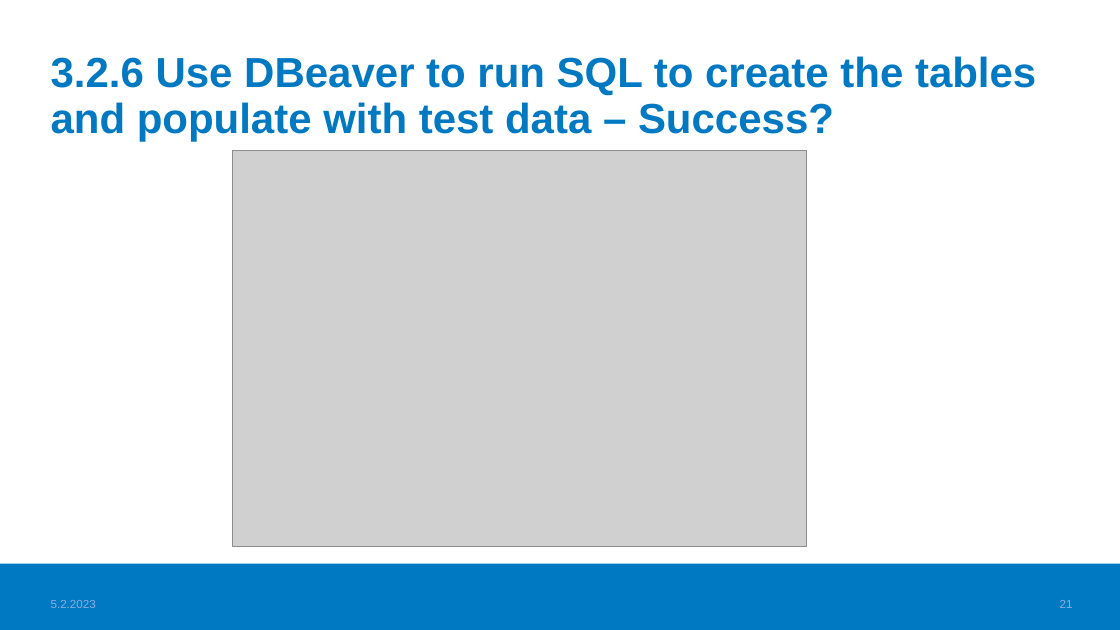
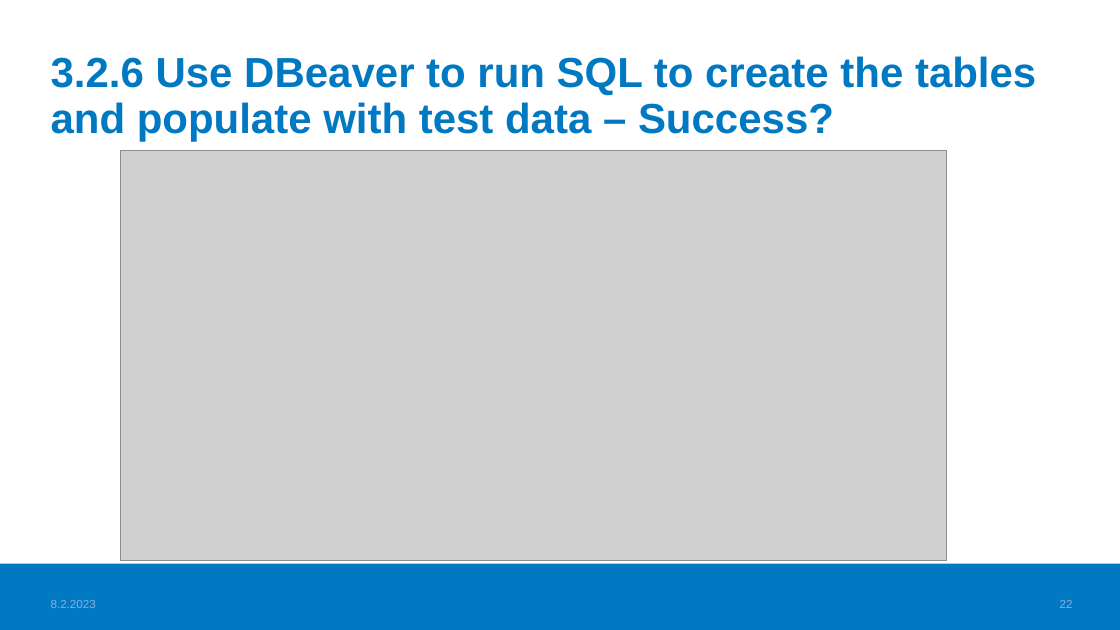
Before and after one commit to haagahelia/ohke-teknologiat, a slide deck: slide 22 of 05_es6_node/NodeJS_demo/01_database/CreatingDatabase_for_IdeaCaseBackend.pptx (slide 21 before the commit). Drawn at 1120x630 pixels with LibreOffice and Linux fonts; fonts in the diff are those of the drawing; grey boxes stand for pictures; background and template pictures are left out. Boxes give left, top, right and bottom in pixels: in the first picture for what was removed or moved away, otherwise in the second. Text is boxed around its words. In the diff, an @@ line names an element or a change of style, - is before the commit and + after.

```diff
--- a/05_es6_node/NodeJS_demo/01_database/CreatingDatabase_for_IdeaCaseBackend.pptx
+++ b/05_es6_node/NodeJS_demo/01_database/CreatingDatabase_for_IdeaCaseBackend.pptx
@@ picture: place and size @@
-picture at box(232, 150, 807, 546)
+picture at box(121, 150, 947, 560)
@@ page number at box(1060, 600, 1073, 608): text changed @@
-21
+22
```
Also in this commit, not shown: 20 other slides changed, 1 slide added, 1 other file.
